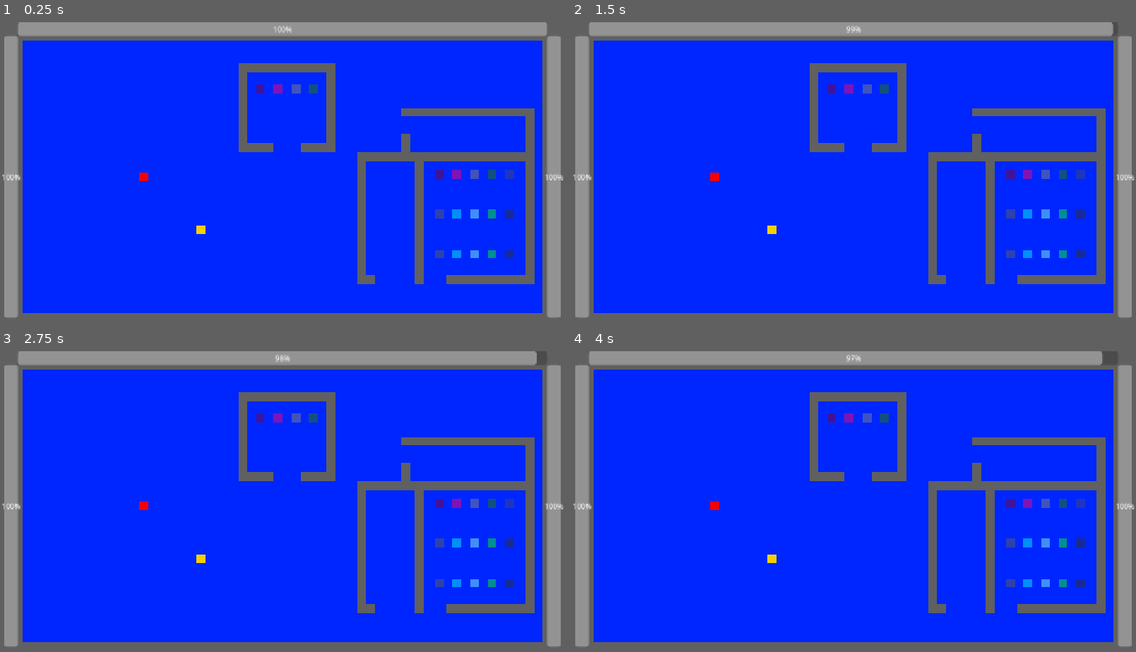
Above: before the commit, frames 1-4 (two rows, left to right).
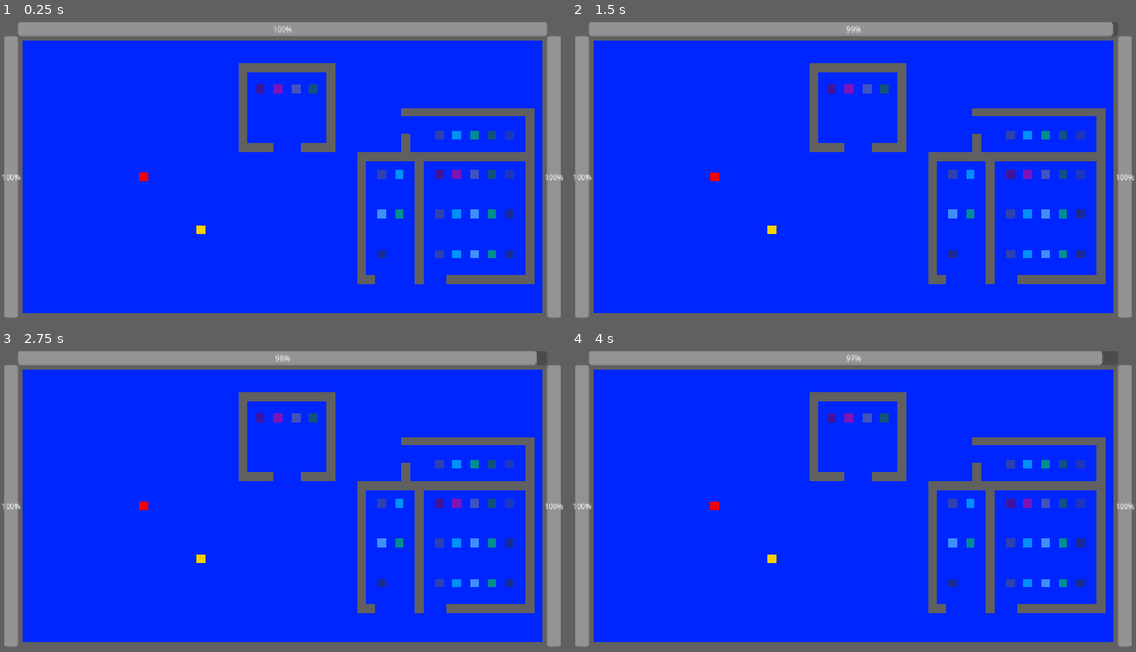
Above: after the commit, the same moments.

Repository: aduImperfect/GameHoarder
Game: Godot game, scene res://Scenes/main.tscn
Two runs of this game, one before a commit and one after it. Both use one fixed random seed, a clock stepped at 60 frames per second and the inputs below.
Inputs:
- Up to frame 1 (0.25 s): no input
- Up to frame 2 (1.5 s): tap Enter at 0.5 s; tap Space at 1.25 s
- Up to frame 3 (2.75 s): tap Enter at 2 s
- Up to frame 4 (4 s): tap Space at 2.75 s; tap Enter at 3.5 s

The runs differ from the first frame. In frame 1, 0.4% of the frame differs, in the area x 66-91%, y 37-79%; in frame 2, 0.4%; in frame 3, 0.4%; in frame 4, 0.4%.

Commit message:
More games to grab!!!

Diff:
--- a/game-hoarder/Levels/level1.tscn
+++ b/game-hoarder/Levels/level1.tscn
@@ -287,3 +287,103 @@
 game_value = 654.32
 game_type = 3
 owned_by = null
+
+[node name="Room2Game16" parent="Room2" unique_id=368465769 instance=ExtResource("3_njhy2")]
+position = Vector2(-135, -45)
+tex = ExtResource("9_1jijn")
+is_collected = null
+is_displayed = null
+game_value = 345.0
+owned_by = null
+
+[node name="Room2Game17" parent="Room2" unique_id=749668040 instance=ExtResource("3_njhy2")]
+position = Vector2(-95, -45)
+tex = ExtResource("10_20gr8")
+is_collected = null
+is_displayed = null
+game_value = 1034.75
+game_type = 3
+game_weight = 2
+game_size = 3
+owned_by = null
+
+[node name="Room2Game18" parent="Room2" unique_id=1332289770 instance=ExtResource("3_njhy2")]
+position = Vector2(-135, 45)
+tex = ExtResource("11_ts5l0")
+is_collected = null
+is_displayed = null
+game_value = 2345.0
+game_type = 2
+game_weight = 3
+game_size = 1
+owned_by = null
+
+[node name="Room2Game19" parent="Room2" unique_id=293541413 instance=ExtResource("3_njhy2")]
+position = Vector2(-95, 45)
+tex = ExtResource("12_u2cfn")
+is_collected = null
+is_displayed = null
+game_value = 5432.0
+game_type = 2
+game_weight = 5
+game_size = 3
+owned_by = null
+
+[node name="Room2Game20" parent="Room2" unique_id=1772425794 instance=ExtResource("3_njhy2")]
+position = Vector2(-135, 135)
+tex = ExtResource("13_lr1ra")
+is_collected = null
+is_displayed = null
+game_value = 654.32
+game_type = 3
+owned_by = null
+
+[node name="Room2Game21" parent="Room2" unique_id=1045785066 instance=ExtResource("3_njhy2")]
+position = Vector2(115, -135)
+tex = ExtResource("7_aunfx")
+is_collected = null
+is_displayed = null
+game_value = 5432.0
+game_type = 2
+game_weight = 5
+game_size = 3
+owned_by = null
+
+[node name="Room2Game22" parent="Room2" unique_id=269191678 instance=ExtResource("3_njhy2")]
+position = Vector2(155, -135)
+tex = ExtResource("8_j32wv")
+is_collected = null
+is_displayed = null
+game_value = 654.32
+game_type = 3
+owned_by = null
+
+[node name="Room2Game23" parent="Room2" unique_id=1597511287 instance=ExtResource("3_njhy2")]
+position = Vector2(-5, -135)
+tex = ExtResource("9_1jijn")
+is_collected = null
+is_displayed = null
+game_value = 345.0
+owned_by = null
+
+[node name="Room2Game24" parent="Room2" unique_id=461123966 instance=ExtResource("3_njhy2")]
+position = Vector2(35, -135)
+tex = ExtResource("10_20gr8")
+is_collected = null
+is_displayed = null
+game_value = 1034.75
+game_type = 3
+game_weight = 2
+game_size = 3
+owned_by = null
+
+[node name="Room2Game25" parent="Room2" unique_id=417163895 instance=ExtResource("3_njhy2")]
+position = Vector2(75, -135)
+tex = ExtResource("12_u2cfn")
+is_collected = null
+is_displayed = null
+game_value = 5432.0
+game_type = 2
+game_weight = 5
+game_size = 3
+owned_by = null
